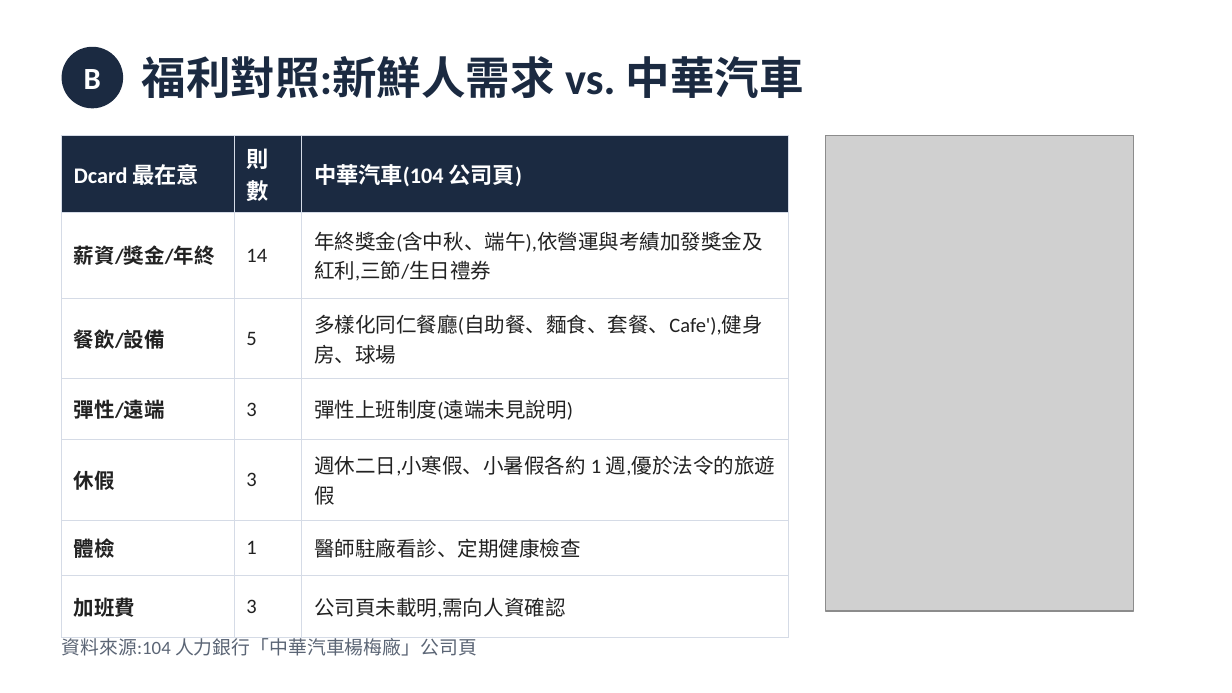
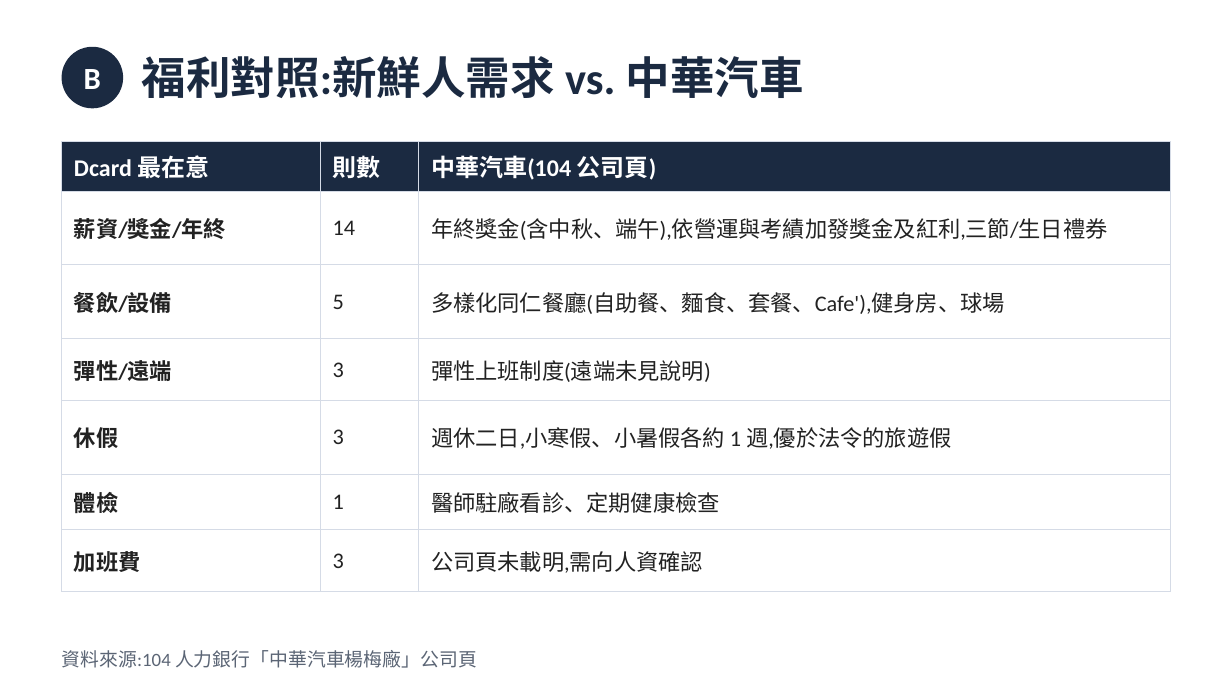
Before and after one commit to tobychien/project-hub, a slide deck: slide 9 of deliverables/CMC_10月_AB任務簡報.pptx. Drawn at 1232x693 pixels with LibreOffice and Linux fonts; fonts in the diff are those of the drawing; grey boxes stand for pictures. Boxes give left, top, right and bottom in pixels: in the first picture for what was removed or moved away, otherwise in the second. Text is boxed around its words. In the diff, an @@ line names an element or a change of style, - is before the commit and + after.

```diff
--- a/deliverables/CMC_10月_AB任務簡報.pptx
+++ b/deliverables/CMC_10月_AB任務簡報.pptx
@@ table at <box>62,142,1170,577</box> @@
@@ size 13 to 14 pt in "Dcard 最在意", "則數", "中華汽車(104 公司頁)" @@
@@ size 12 to 13 pt in "薪資/獎金/年終", "14", "年終獎金(含中秋、端午),依營運與考績加發獎金及紅利,三節/生日禮券", "餐飲/設備" and 14 more places @@
@@ table: place and size @@
-table at <box>62,136,788,622</box>
+table at <box>62,142,1170,577</box>
@@ picture removed at <box>825,136,1133,611</box> @@
@@ text "資料來源:104 人力銀行「中華汽車楊梅廠」公司頁" rewrapped from <box>62,634,477,656</box> to <box>62,650,477,668</box> @@
```
Also in this commit, not shown: 6 other slides changed.
